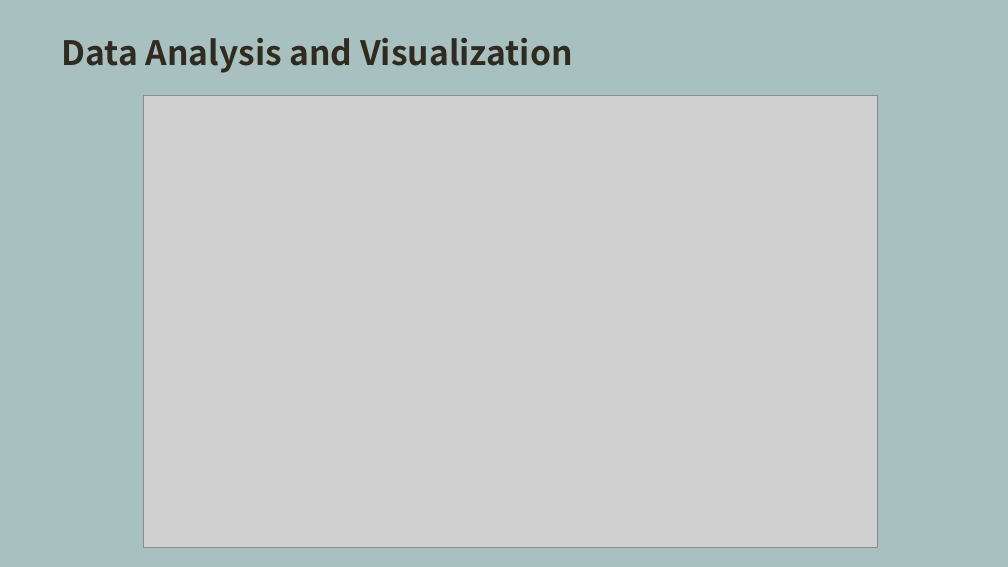
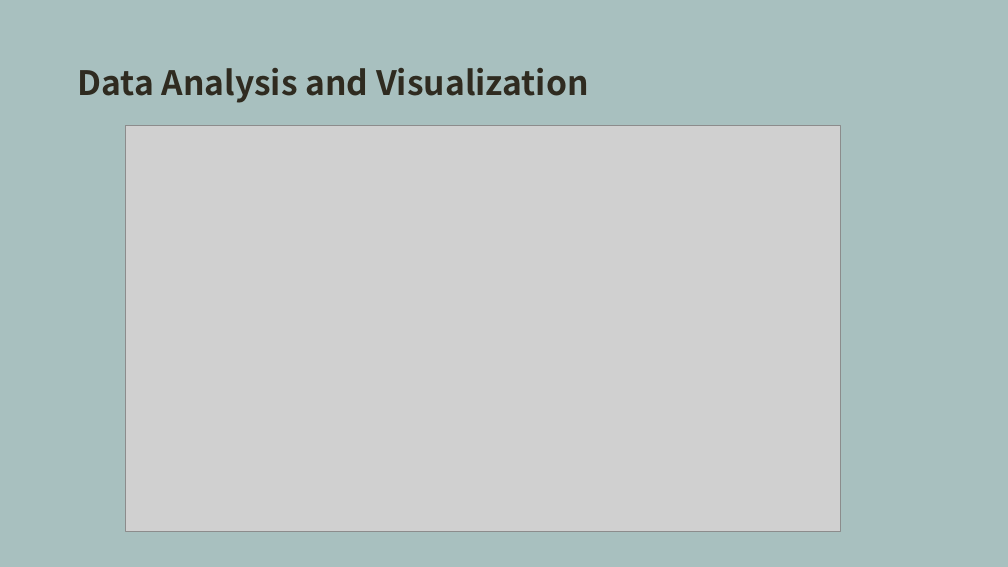
Before and after one commit to qxzhao1/STA-141b-Final-Project, a slide deck: slide 8 of Final Project(1).pptx (slide 7 before the commit). Drawn at 1008x567 pixels with LibreOffice and Linux fonts; fonts in the diff are those of the drawing; grey boxes stand for pictures. Boxes give left, top, right and bottom in pixels: in the first picture for what was removed or moved away, otherwise in the second. Text is boxed around its words. In the diff, an @@ line names an element or a change of style, - is before the commit and + after.

```diff
--- a/Final Project(1).pptx
+++ b/Final Project(1).pptx
@@ title "Data Analysis and Visualization" moved from (x1=61, y1=38, x2=572, y2=73) to (x1=77, y1=68, x2=588, y2=103) @@
@@ picture resized from (x1=144, y1=95, x2=877, y2=547) to (x1=126, y1=126, x2=841, y2=532) @@
```
Also in this commit, not shown: 2 other slides changed, 1 slide added.
